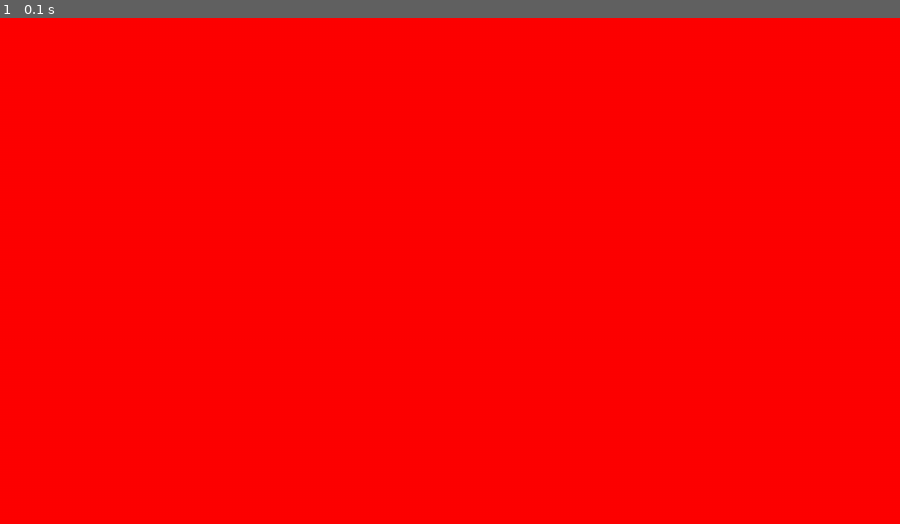
Above: before the commit, frame 1.
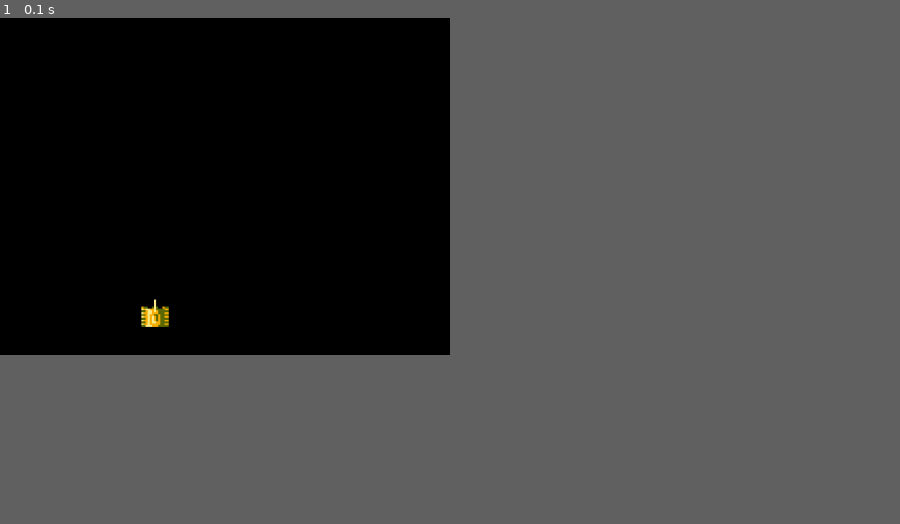
Above: after the commit, the same moment.

Repository: flitme/pygame
Game: pygame game, started from main.py
Same seed, same stepped clock (60 frames per second), same inputs: the game is played once before the commit and once after it.
Inputs:
- Up to frame 1 (0.1 s): no input
In our replay, the window is 900x506 before the commit and 450x337 after it. These sizes can differ from the game's own. Grey fills any space a smaller window leaves; there, only what the larger window draws over its background counts as a difference.

The runs differ from the first frame. In frame 1, 33% of the frame differs, in the area x 0-50%, y 0-67%.

Commit message:
tank_add

Diff:
--- a/main.py
+++ b/main.py
@@ -1,17 +1,52 @@
 import pygame
-import time
+from tank import Tank
+# Константы для размеров поля и сетки:
+SCREEN_WIDTH, SCREEN_HEIGHT = 640, 480
+GRID_SIZE = 20
+GRID_WIDTH = SCREEN_WIDTH // GRID_SIZE
+GRID_HEIGHT = SCREEN_HEIGHT // GRID_SIZE
 
-MAIN_BG = (255, 0, 0)
+# Направления движения:
+UP = (0, -1)
+DOWN = (0, 1)
+LEFT = (-1, 0)
+RIGHT = (1, 0)
 
+# Цвет фона - черный:
+BOARD_BACKGROUND_COLOR = (0, 0, 0)
+
+# Цвет границы ячейки
+BORDER_COLOR = (93, 216, 228)
+
+# Скорость движения танка:
+SPEED = 20
+
+# Настройка игрового окна:
+screen = pygame.display.set_mode((SCREEN_WIDTH, SCREEN_HEIGHT), 0, 32)
+
+# Заголовок окна игрового поля:
+pygame.display.set_caption('Танчики')
+
+# Настройка времени:
+clock = pygame.time.Clock()
+
+def main():
+    """Основная функция игры."""
+    # Инициализация PyGame:
+    pygame.init()
+
+    tank = Tank()
+
+    while True:
+        clock.tick(SPEED)
+
+        tank.draw(screen)
+
+        pygame.display.update()
+        for event in pygame.event.get():
+            if event.type == pygame.QUIT:
+                pygame.quit()
+                return
 
 if __name__ == '__main__':
-    pygame.display.init()
-    pygame.font.init()
-    pygame.mouse.set_visible(False)
-    # Get size of screen and create main rendering surface.
-    size = (pygame.display.Info().current_w, pygame.display.Info().current_h)
-    screen = pygame.display.set_mode(size, pygame.FULLSCREEN)
-    # Display splash screen.
-    screen.fill(MAIN_BG)
-    pygame.display.update()
-    time.sleep(10.0)
+    main()
--- a/tank.py
+++ b/tank.py
@@ -1 +1,12 @@
 # Класс танка
+import pygame
+
+class Tank:
+    def __init__(self):
+        self.x = 200
+        self.y = 400
+        self.image = pygame.image.load('sprites/player.png').convert_alpha()
+        self.image = pygame.transform.scale(self.image, (40, 40))
+    def draw(self, screen):
+        rect = pygame.Rect(self.x, self.y, 40, 40)
+        screen.blit(self.image, rect)
Not shown, changed: .gigaide/gigaide.properties
